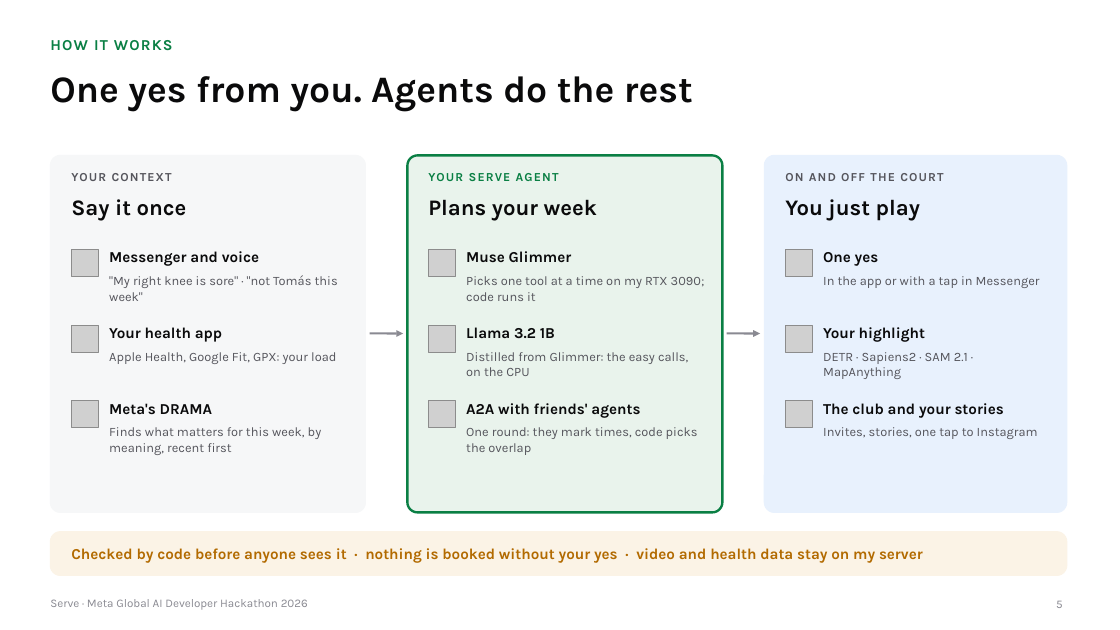
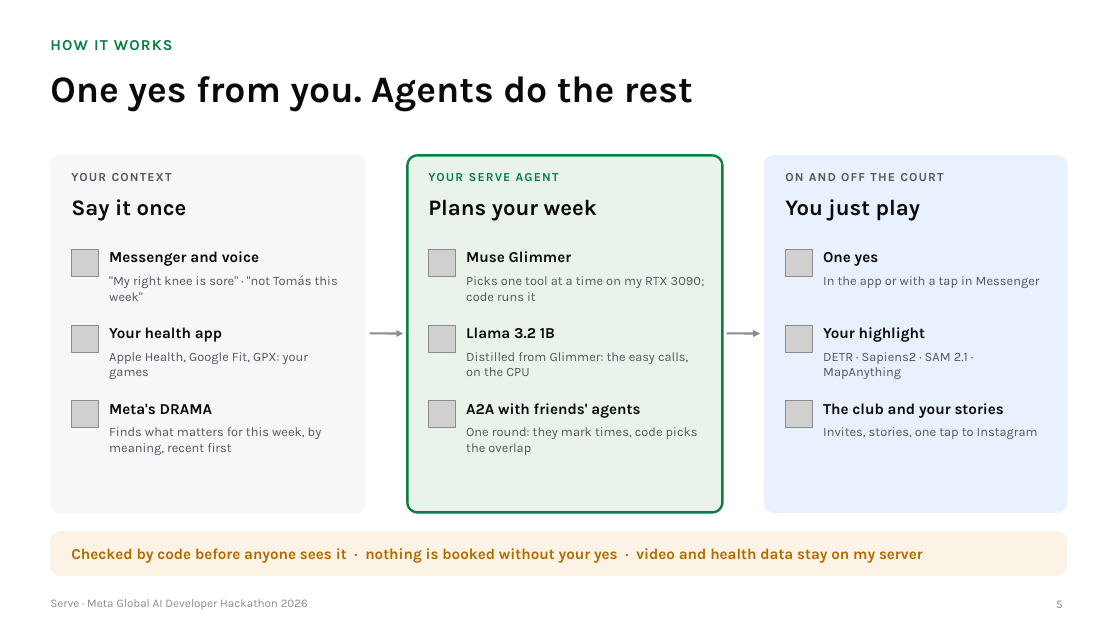
Before and after one commit to gino6178/serve-meta-hackathon, a slide deck: slide 5 of video/deck/Serve_Meta_deck.pptx. Drawn at 1120x630 pixels with LibreOffice and Linux fonts; fonts in the diff are those of the drawing; grey boxes stand for pictures. Boxes give left, top, right and bottom in pixels: in the first picture for what was removed or moved away, otherwise in the second. Text is boxed around its words. In the diff, an @@ line names an element or a change of style, - is before the commit and + after.

```diff
--- a/video/deck/Serve_Meta_deck.pptx
+++ b/video/deck/Serve_Meta_deck.pptx
@@ text at [109,352,308,379]: text changed @@
-Apple Health, Google Fit, GPX: your load
+Apple Health, Google Fit, GPX: your games
```
Also in this commit, not shown: 8 other slides changed, 7 other files.
